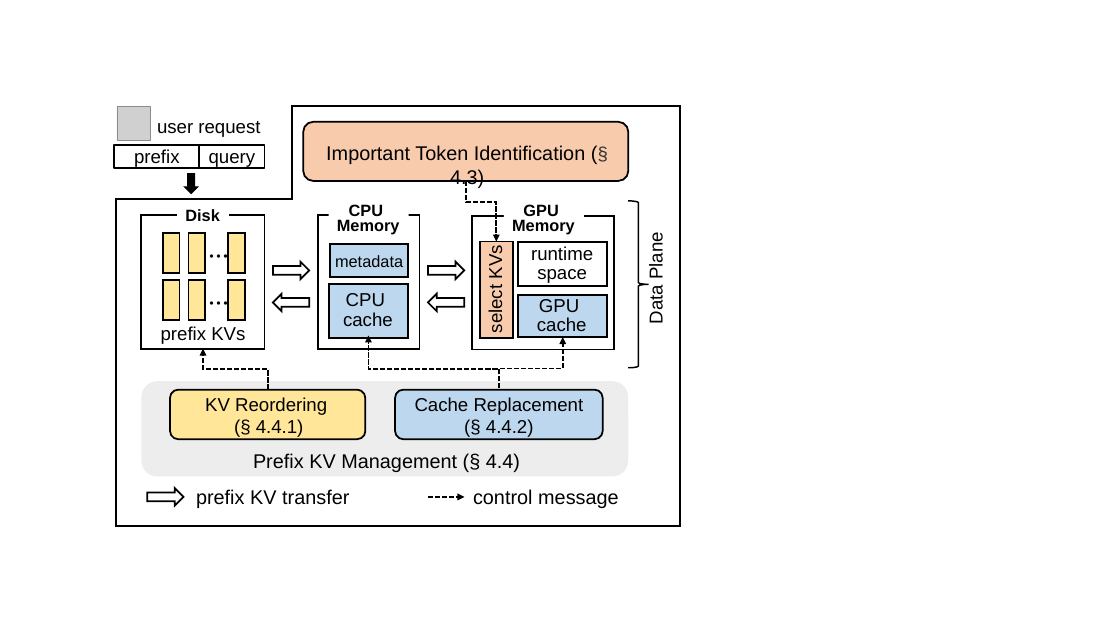
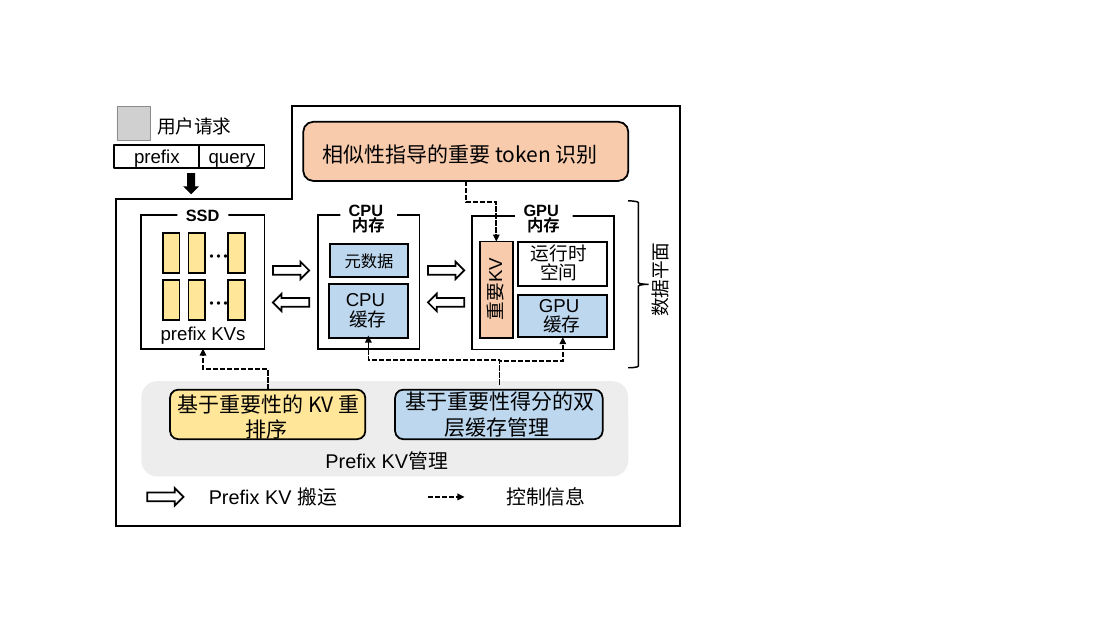
Before and after one commit to eastZed/SPEC-paper, a slide deck: slide 4 of fig/drawing-ppt/impress-wj.pptx. Drawn at 1120x630 pixels with LibreOffice and Linux fonts; fonts in the diff are those of the drawing; grey boxes stand for pictures. Boxes give left, top, right and bottom in pixels: in the first picture for what was removed or moved away, otherwise in the second. Text is boxed around its words. In the diff, an @@ line names an element or a change of style, - is before the commit and + after.

```diff
--- a/fig/drawing-ppt/impress-wj.pptx
+++ b/fig/drawing-ppt/impress-wj.pptx
@@ text at [157, 117, 231, 135]: text changed @@
-user request
+用户请求
@@ text at [322, 144, 598, 164]: text changed; size 17 to 18 pt; font Arial to Noto Sans CJK SC @@
-Important Token Identification (§ 4.3)
+相似性指导的重要 token 识别
@@ text in rectangle at [186, 209, 220, 221]: text changed @@
-Disk
+SSD
@@ rectangle "CPU": place and size @@
-rectangle "CPU" at [329, 201, 408, 240]
+rectangle "CPU" at [340, 201, 397, 240]
@@ text "GPU": place and size @@
-text "GPU" at [512, 204, 575, 234]
+text "GPU" at [524, 204, 560, 233]
@@ text in rectangle at [352, 214, 385, 233]: text changed @@
-Memory
+内存
@@ text at [527, 214, 560, 233]: text changed @@
-Memory
+内存
@@ text at [345, 253, 394, 269]: text changed @@
-metadata
+元数据
@@ text at [480, 264, 507, 318]: text changed @@
-select KVs
+重要KV
@@ text at [531, 241, 587, 281]: text changed @@
-runtime
-space
+运行时空间
@@ text at [645, 249, 672, 315]: text changed @@
-Data Plane
+数据平面
@@ text at [349, 310, 386, 328]: text changed @@
-cache
+缓存
@@ text at [543, 315, 580, 337]: text changed @@
-cache
+缓存
@@ elbow arrow moved from (499, 388) - (369, 336) to (500, 385) - (369, 336) @@
@@ elbow arrow moved from (499, 388) - (563, 338) to (500, 385) - (563, 338) @@
@@ text at [405, 389, 594, 440]: text changed; size 16 to 18 pt; font Arial to Noto Sans CJK SC @@
-Cache Replacement
-(§ 4.4.2)
+基于重要性得分的双层缓存管理
@@ text at [178, 391, 360, 442]: text changed; size 16 to 18 pt; font Arial to Noto Sans CJK SC @@
-KV Reordering
-(§ 4.4.1)
+基于重要性的 KV 重排序
@@ text at [325, 452, 448, 470]: text changed @@
-Prefix KV Management (§ 4.4)
+Prefix KV管理
@@ text at [209, 487, 337, 506]: text changed @@
-prefix KV transfer
+Prefix KV 搬运
@@ text at [506, 487, 585, 506]: text changed @@
-control message
+控制信息
```
Also in this commit, not shown: 1 other slide changed, 3 other files.
